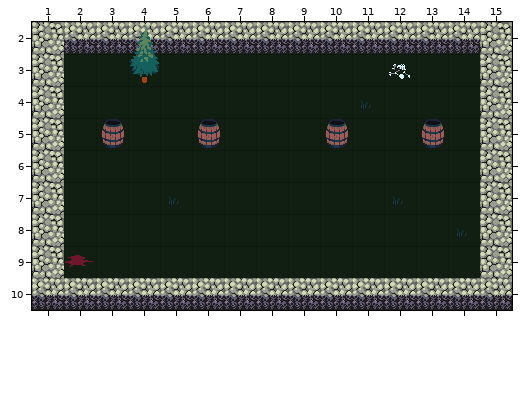
One commit to this Tiled map (JSON): maps/level_playground.tmj. The picture above was drawn from the file before the commit.
Cells are 32x32 px. Shown: x 1..15, y 2..10.
New version:
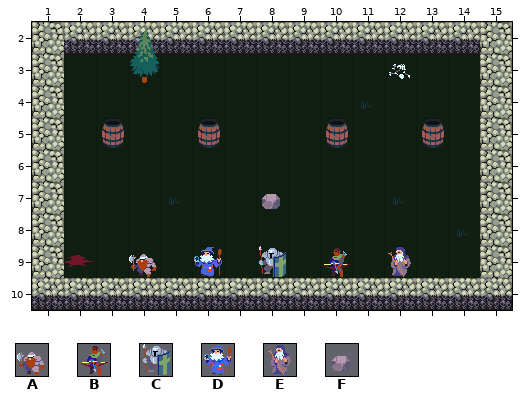
Key: from "rogues": A 0, B 2, C 11, D 29, E 31; from "tiles": F 307.
_ is an empty cell.
What changed:
Layer "Decoration":
The author put tile A in row 9 at x 4.
The author put tile B in row 9 at x 10.
The author put tile C in row 9 at x 8.
The author put tile D in row 9 at x 6.
The author put tile E in row 9 at x 12.
The author put tile F in row 7 at x 8.
Boxes around the changes in both pictures, in picture pixels (x1, y1, x2, y2):
added: (262, 194, 280, 209)
added: (129, 254, 157, 277)
added: (194, 247, 222, 277)
added: (259, 246, 286, 277)
added: (323, 248, 350, 277)
added: (388, 247, 411, 277)
